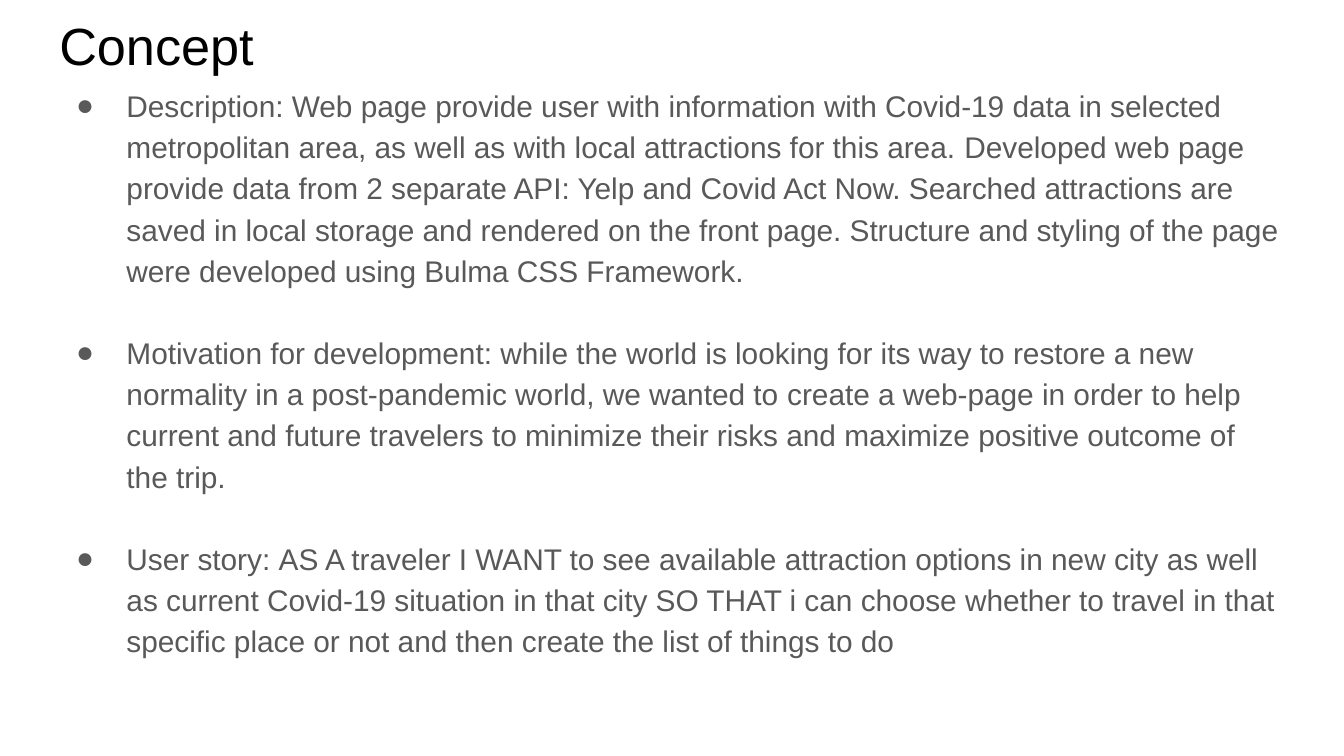
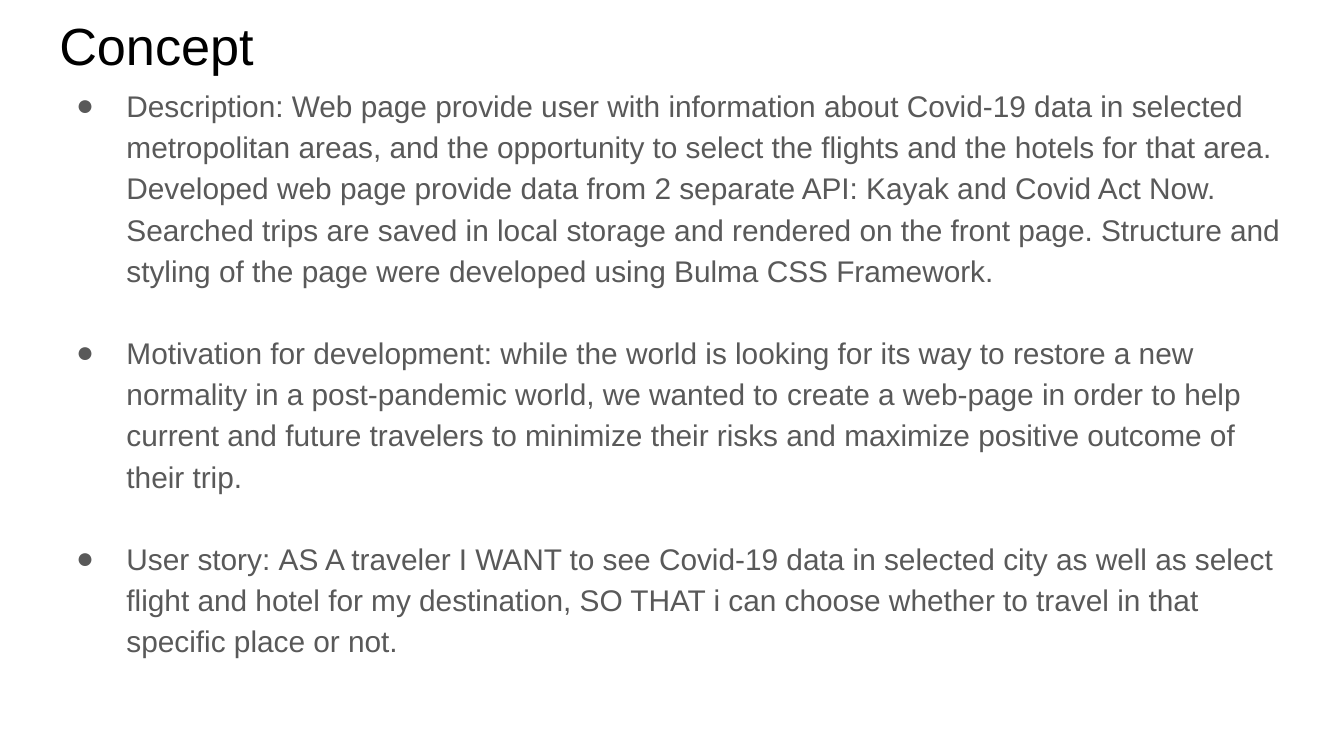
Before and after one commit to slspencer/Katuunko, a slide deck: slide 3 of project-presentation-template-original.pptx. Drawn at 1344x756 pixels with LibreOffice and Linux fonts; fonts in the diff are those of the drawing. Boxes give left, top, right and bottom in pixels: in the first picture for what was removed or moved away, otherwise in the second. Text is boxed around its words. In the diff, an @@ line names an element or a change of style, - is before the commit and + after.

Commit message:
ppt and README.MD update

```diff
--- a/project-presentation-template-original.pptx
+++ b/project-presentation-template-original.pptx
@@ text at (x1=126, y1=95, x2=1280, y2=658): text changed @@
-● Description: Web page provide user with information with Covid-19 data in selected metropolitan area, as well as with local attractions for this area. Developed web page provide data from 2 separate API: Yelp and Covid Act Now. Searched attractions are saved in local storage and rendered on the front page. Structure and styling of the page were developed using Bulma CSS Framework.
-● Motivation for development: while the world is looking for its way to restore a new normality in a post-pandemic world, we wanted to create a web-page in order to help current and future travelers to minimize their risks and maximize positive outcome of the trip.
-● User story: AS A traveler I WANT to see available attraction options in new city as well as current Covid-19 situation in that city SO THAT i can choose whether to travel in that specific place or not and then create the list of things to do
+● Description: Web page provide user with information about Covid-19 data in selected metropolitan areas, and the opportunity to select the flights and the hotels for that area. Developed web page provide data from 2 separate API: Kayak and Covid Act Now. Searched trips are saved in local storage and rendered on the front page. Structure and styling of the page were developed using Bulma CSS Framework.
+● Motivation for development: while the world is looking for its way to restore a new normality in a post-pandemic world, we wanted to create a web-page in order to help current and future travelers to minimize their risks and maximize positive outcome of their trip.
+● User story: AS A traveler I WANT to see Covid-19 data in selected city as well as select flight and hotel for my destination, SO THAT i can choose whether to travel in that specific place or not.
```
Also in this commit, not shown: 5 other slides changed, 2 other files.
